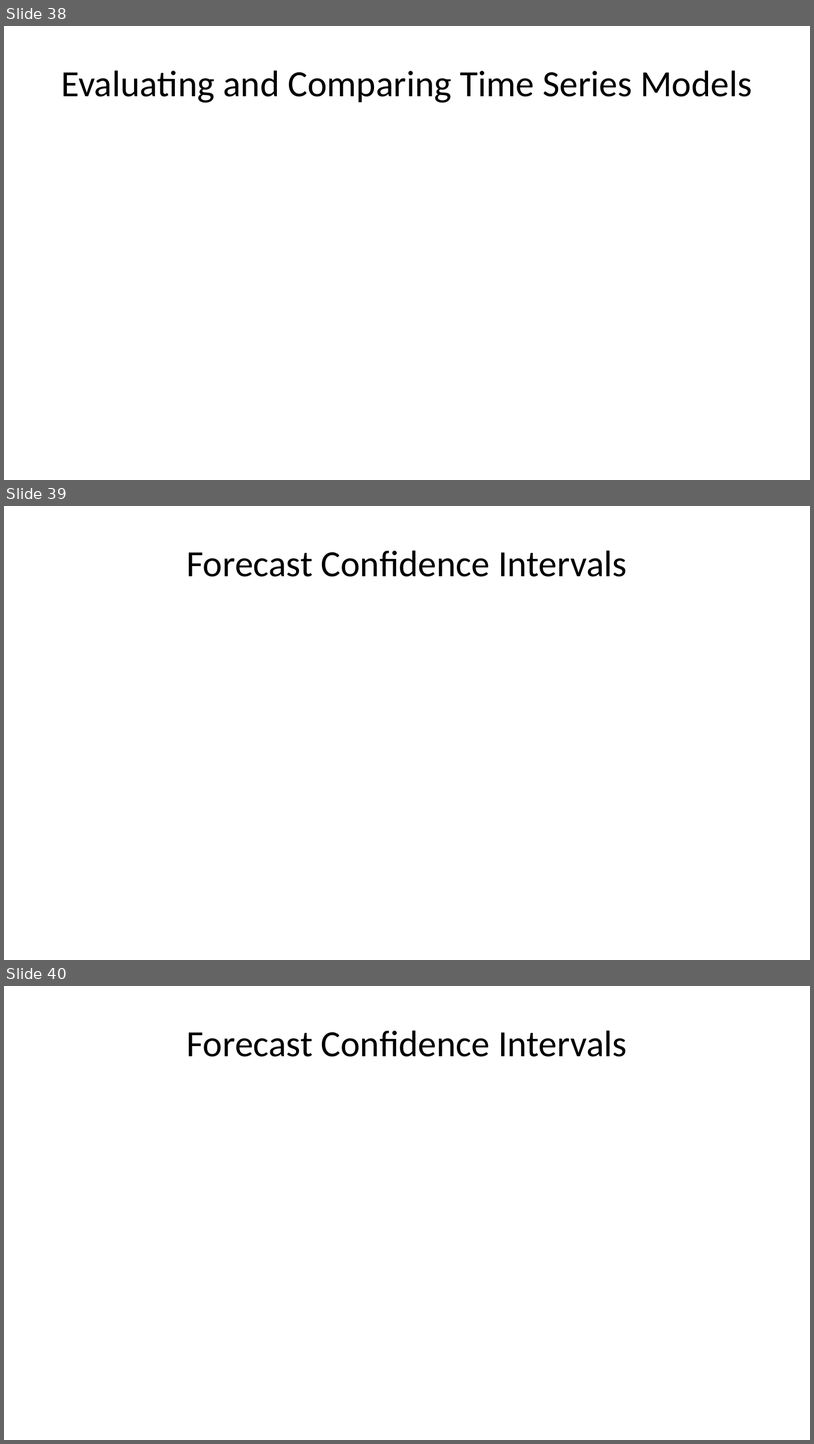
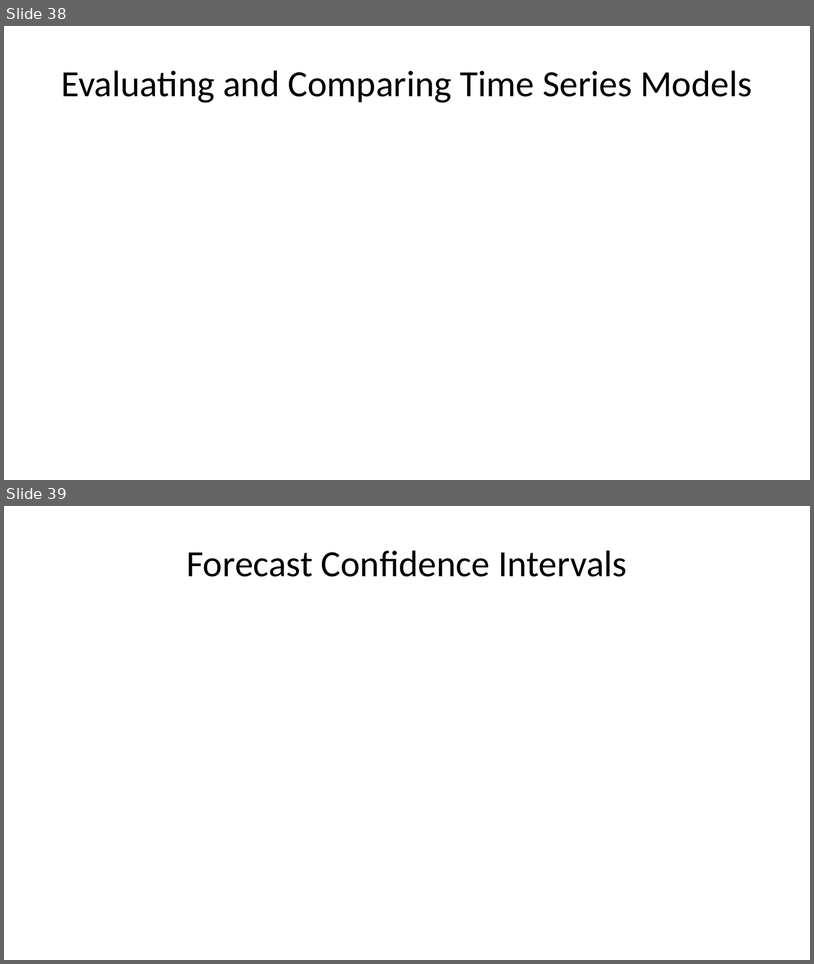
Before and after one commit to StephenElston/CSCI-E-83, a slide deck: LectureSlides/12_IntroductionToTimeSeriesForecasting.pptx. Shown one above the other, each under a label of ours: slides 38, 39 and 40 before the commit, slides 38 and 39 after it. The pictures are 814x1444 and 814x964 pixels, drawn with LibreOffice and Linux fonts; fonts in the diff are those of the drawing; grey boxes stand for pictures. Boxes give left, top, right and bottom in pixels: in the first picture for what was removed or moved away, otherwise in the second. Text is boxed around its words. In the diff, an @@ line names an element or a change of style, - is before the commit and + after.

Commit message:
Corrections and updates to time series forecast slides

```diff
--- a/LectureSlides/12_IntroductionToTimeSeriesForecasting.pptx
+++ b/LectureSlides/12_IntroductionToTimeSeriesForecasting.pptx
@@ slide 39 removed at (4,506,810,960), background #FFFFFF @@
@@ title removed at (187,550,627,577) @@
-Forecast Confidence Intervals
@@ what was slide 40 is now slide 39 @@
```
Also in this commit, not shown: 13 slides changed.
